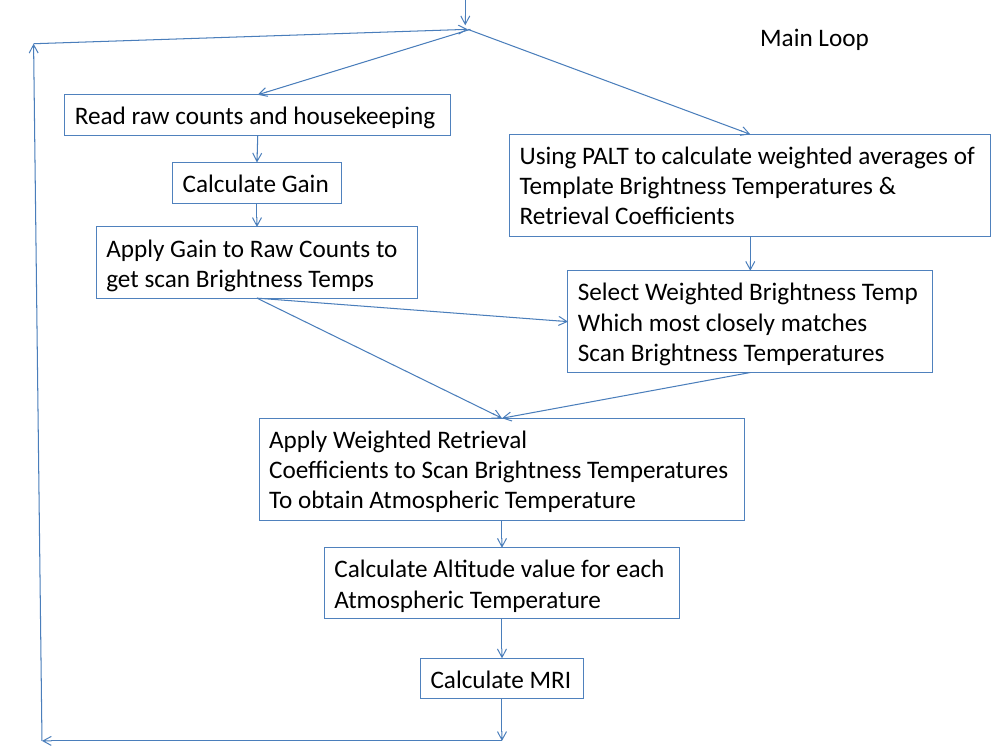
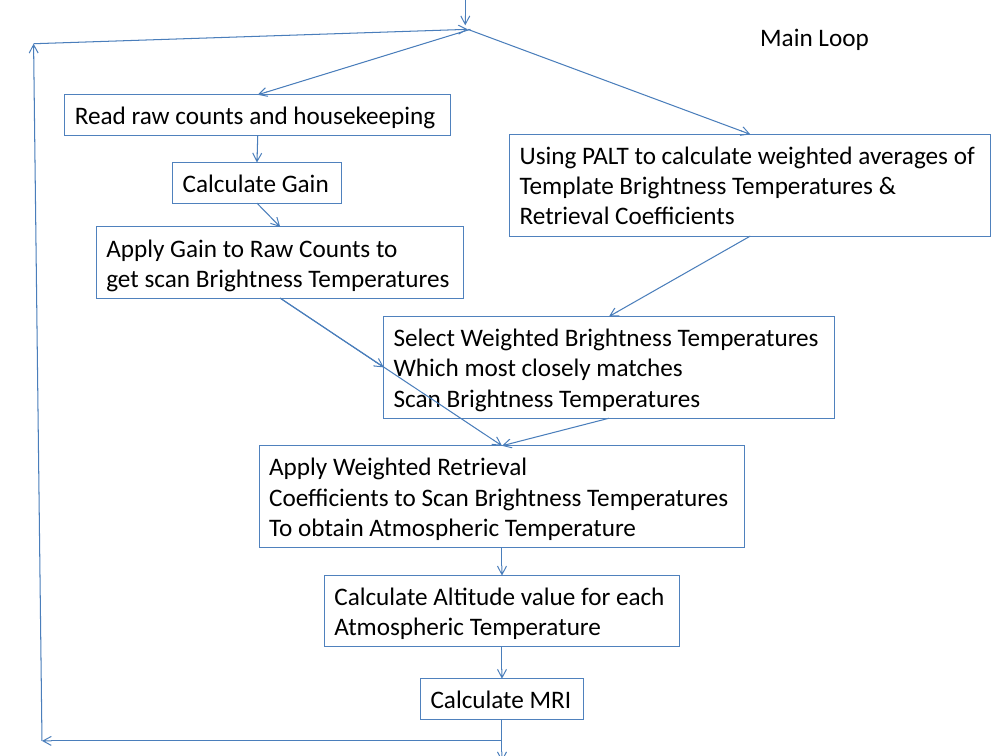
Before and after one commit to NCAR/nimbus, a slide deck: slide 3 of instruments/mtp/doc/MTP-MainLoop.pptx. Drawn at 1008x756 pixels with LibreOffice and Linux fonts; fonts in the diff are those of the drawing. Boxes give left, top, right and bottom in pixels: in the first picture for what was removed or moved away, otherwise in the second. Text is boxed around its words. In the diff, an @@ line names an element or a change of style, - is before the commit and + after.

Commit message:
Updates for clarity

```diff
--- a/instruments/mtp/doc/MTP-MainLoop.pptx
+++ b/instruments/mtp/doc/MTP-MainLoop.pptx
@@ arrow moved from (257, 204) - (257, 227) to (257, 204) - (280, 227) @@
@@ rectangle "Apply Gain to Raw Counts ...": place and size @@
-rectangle "Apply Gain to Raw Counts ..." at (97,227,418,298)
+rectangle "Apply Gain to Raw Counts ..." at (97,227,465,298)
@@ arrow moved from (750, 236) - (750, 271) to (750, 236) - (609, 317) @@
@@ text in rectangle at (106,269,449,292): text changed @@
-get scan Brightness Temps
+get scan Brightness Temperatures
@@ arrow moved from (257, 298) - (502, 418) to (280, 298) - (502, 446) @@
@@ arrow moved from (257, 298) - (569, 322) to (280, 298) - (384, 367) @@
@@ rectangle "Select Weighted Brightness Temperatures": place and size @@
-rectangle "Select Weighted Brightness Temperatures" at (569,271,933,373)
+rectangle "Select Weighted Brightness Temperatures" at (384,317,835,418)
@@ text in rectangle at (394,328,819,351): text changed @@
-Select Weighted Brightness Temp
+Select Weighted Brightness Temperatures
@@ arrow moved from (750, 373) - (502, 418) to (609, 418) - (502, 446) @@
@@ rectangle "Apply Weighted Retrieval": place and size @@
-rectangle "Apply Weighted Retrieval" at (259,418,745,520)
+rectangle "Apply Weighted Retrieval" at (259,446,745,547)
@@ arrow moved from (502, 520) - (502, 547) to (502, 547) - (502, 576) @@
@@ rectangle "Calculate Altitude value for each": place and size @@
-rectangle "Calculate Altitude value for each" at (325,547,679,619)
+rectangle "Calculate Altitude value for each" at (325,576,679,647)
@@ arrow moved from (502, 619) - (502, 658) to (502, 647) - (502, 678) @@
@@ rectangle "Calculate MRI": place and size @@
-rectangle "Calculate MRI" at (420,658,583,699)
+rectangle "Calculate MRI" at (420,678,583,719)
@@ arrow moved from (502, 699) - (502, 741) to (502, 720) - (502, 756) @@
```
